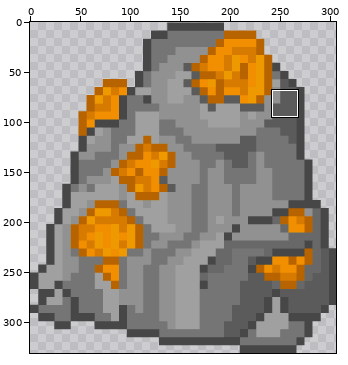
Two versions of one sprite sheet, src/main/resources/static/sprites/world-objects/rock_gold_ore.png. The picture above shows the old version from afar; the outline marks the close-up.
Close-up. Before the edit:
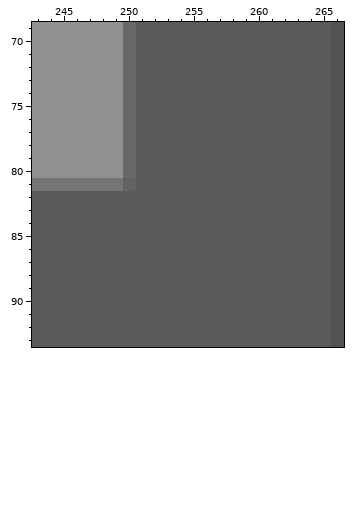
The file is 306x331 pixels. Pixels under 10% opacity are left out. Colours within 5 levels of each other are drawn and written as one. Shown: x 243..266, y 69..93. The commit also changed other parts of the picture, which this record leaves out.
Now the later version:
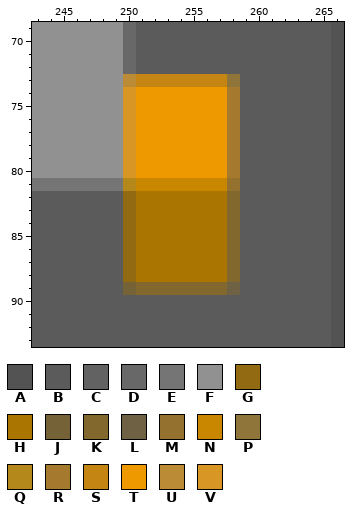
Palette (. is transparent): A #535353  B #5b5b5b  C #626262  D #686868  E #757575  F #919191  G #916a12  H #aa7500  J #756236  K #83682e  L #6f6244  M #94712e  N #c98700  P #90753b  Q #b5881b  R #a57a2e  S #c58512  T #ef9900  U #bc8b35  V #d89724
What changed:
@@ x 248..260 @@
 72 FFDBBBBBBBBBB
-73 FFDBBBBBBBBBB
-74 FFDBBBBBBBBBB
-75 FFDBBBBBBBBBB
-76 FFDBBBBBBBBBB
-77 FFDBBBBBBBBBB
-78 FFDBBBBBBBBBB
-79 FFDBBBBBBBBBB
-80 FFDBBBBBBBBBB
-81 EECBBBBBBBBBB
-82 BBBBBBBBBBBBB
-83 BBBBBBBBBBBBB
-84 BBBBBBBBBBBBB
-85 BBBBBBBBBBBBB
-86 BBBBBBBBBBBBB
-87 BBBBBBBBBBBBB
-88 BBBBBBBBBBBBB
-89 BBBBBBBBBBBBB
+73 FFUSSSSSSSPBB
+74 FFVTTTTTTTRBB
+75 FFVTTTTTTTRBB
+76 FFVTTTTTTTRBB
+77 FFVTTTTTTTRBB
+78 FFVTTTTTTTRBB
+79 FFVTTTTTTTRBB
+80 FFVTTTTTTTRBB
+81 EEQNNNNNNNMBB
+82 BBGHHHHHHHKBB
+83 BBGHHHHHHHKBB
+84 BBGHHHHHHHKBB
+85 BBGHHHHHHHKBB
+86 BBGHHHHHHHKBB
+87 BBGHHHHHHHKBB
+88 BBGHHHHHHHKBB
+89 BBJKKKKKKKLBB
 90 BBBBBBBBBBBBB
